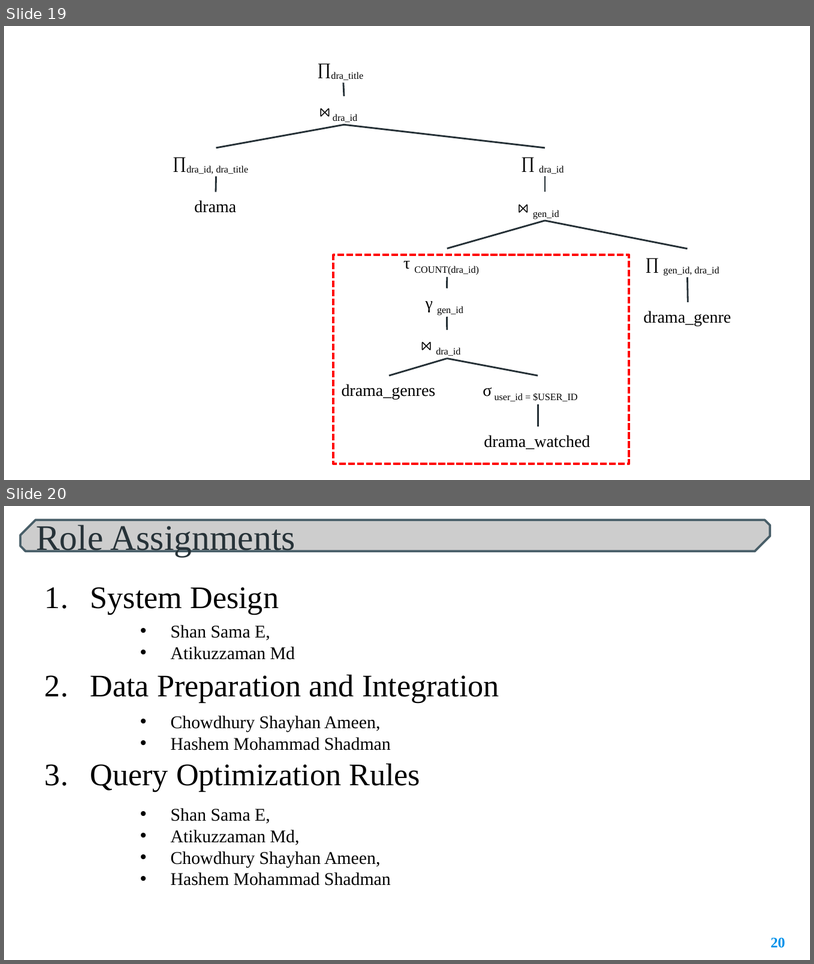
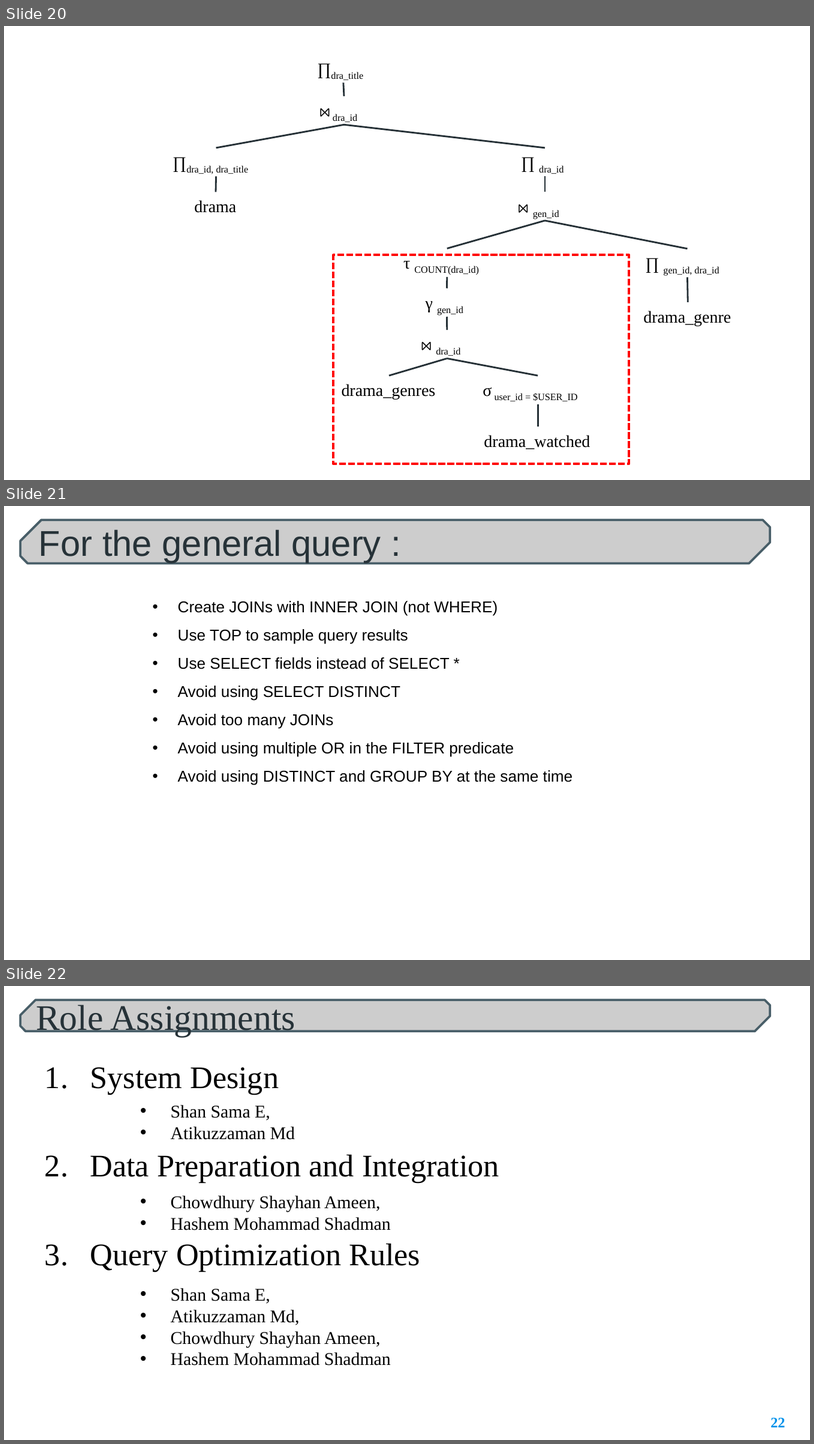
Before and after one commit to samaeen/QueryProcessing2022, a slide deck: #Presentations/2ProjectDesignPresentation.pptx. Shown one above the other, each under a label of ours: slides 19 and 20 before the commit, slides 20, 21 and 22 after it. The pictures are 814x964 and 814x1444 pixels, drawn with LibreOffice and Linux fonts; fonts in the diff are those of the drawing; background and template pictures are left out. Boxes give left, top, right and bottom in pixels: in the first picture for what was removed or moved away, otherwise in the second. Text is boxed around its words. In the diff, an @@ line names an element or a change of style, - is before the commit and + after.

```diff
--- a/#Presentations/2ProjectDesignPresentation.pptx
+++ b/#Presentations/2ProjectDesignPresentation.pptx
@@ slide 21 added at [4, 506, 810, 960], background picture (left out) @@
@@ snip diag rect added at [20, 520, 770, 563], fill #CDCDCD, outline #485E68 2 pt, 32 pt, text #263238 @@
+For the general query :
@@ text added at [178, 601, 573, 785], 14 pt, text #000000 @@
+  • Create JOINs with INNER JOIN (not WHERE)
+  • Use TOP to sample query results
+  • Use SELECT fields instead of SELECT *
+  • Avoid using SELECT DISTINCT
+  • Avoid too many JOINs
+  • Avoid using multiple OR in the FILTER predicate
+  • Avoid using DISTINCT and GROUP BY at the same time
@@ what was slide 19 is now slide 20 @@
@@ what was slide 20 is now slide 22 @@
@@ page number at [771, 1417, 785, 1427]: text changed @@
-20
+22
```
Also in this commit, not shown: 1 other slide added, 28 other files.
